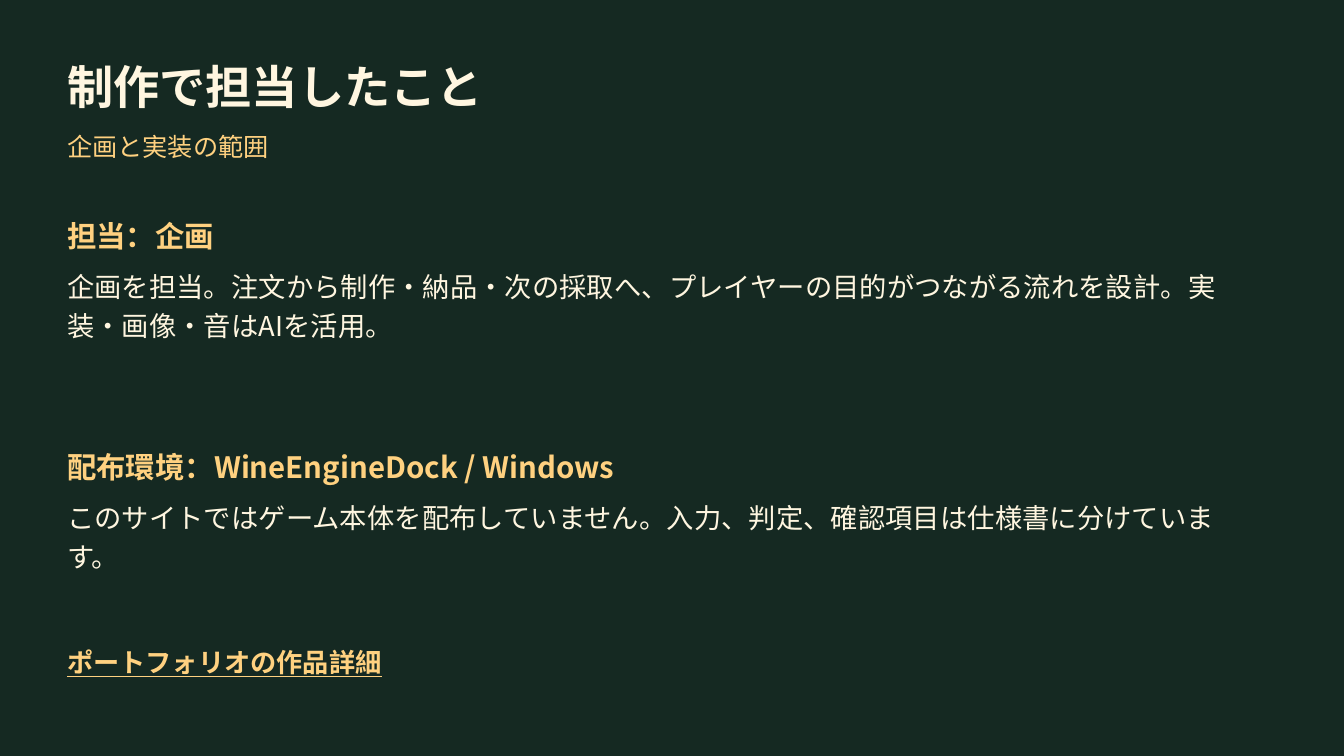
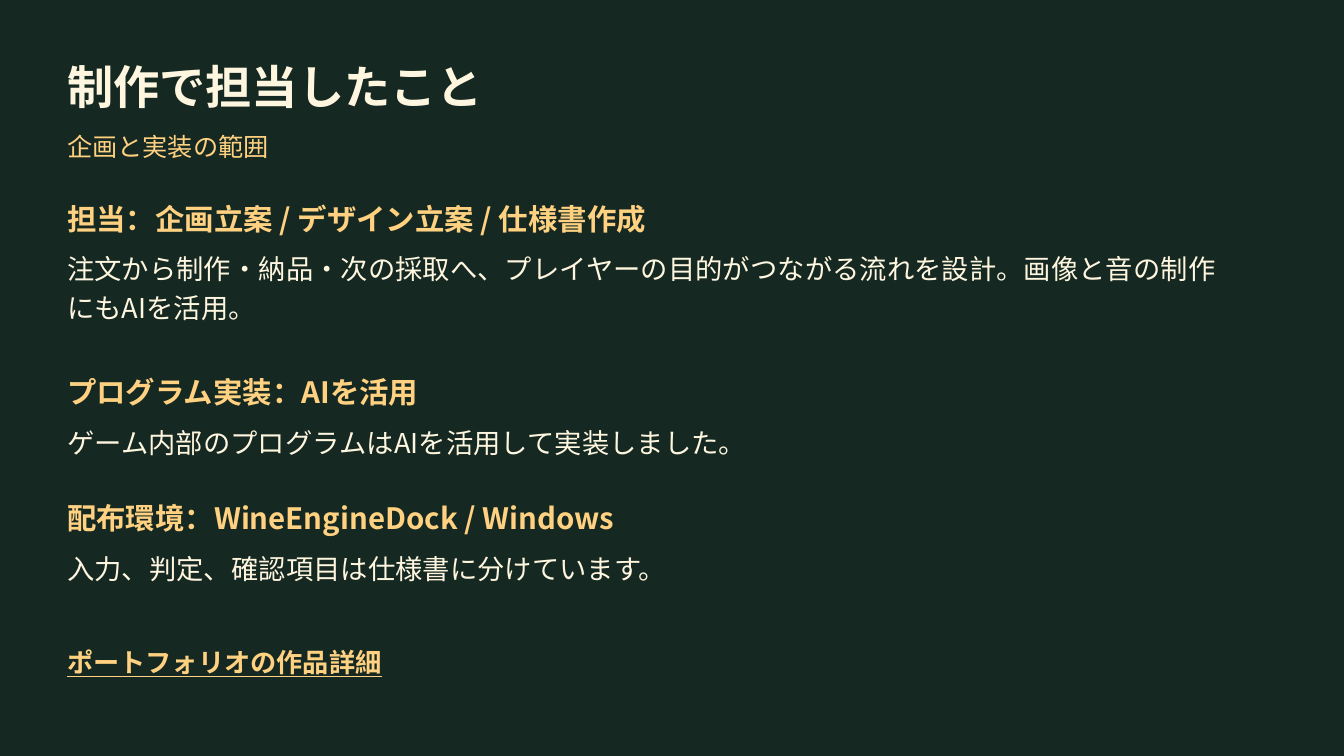
Before and after one commit to kuon-haruto/portfolio, a slide deck: slide 4 of documents/proposals/adventurers-shop_proposal.pptx. Drawn at 1344x756 pixels with LibreOffice and Linux fonts; fonts in the diff are those of the drawing. Boxes give left, top, right and bottom in pixels: in the first picture for what was removed or moved away, otherwise in the second. Text is boxed around its words. In the diff, an @@ line names an element or a change of style, - is before the commit and + after.

Commit message:
WineEngine作品の担当範囲とAI活用を明記
## 変更内容
- 3作品のWeb紹介と企画書に、企画立案・デザイン立案・仕様書作成の担当を明記
- プログラム実装でのAI活用を本人の担当と分けて表示

```diff
--- a/documents/proposals/adventurers-shop_proposal.pptx
+++ b/documents/proposals/adventurers-shop_proposal.pptx
@@ text at <box>67,204,646,233</box>: text changed @@
-担当：企画
+担当：企画立案 / デザイン立案 / 仕様書作成
@@ text at <box>67,256,1215,320</box>: text changed @@
-企画を担当。注文から制作・納品・次の採取へ、プレイヤーの目的がつながる流れを設計。実装・画像・音はAIを活用。
+注文から制作・納品・次の採取へ、プレイヤーの目的がつながる流れを設計。画像と音の制作にもAIを活用。
@@ text added at <box>67,378,418,406</box>, 21 pt, text #FFD180, bold @@
+プログラム実装：AIを活用
@@ text added at <box>67,430,746,456</box>, 19.5 pt, text #FFF6E0 @@
+ゲーム内部のプログラムはAIを活用して実装しました。
@@ text "配布環境：WineEngineDock / Windows": place and size @@
-text "配布環境：WineEngineDock / Windows" at <box>67,453,615,485</box>
+text "配布環境：WineEngineDock / Windows" at <box>67,504,615,536</box>
@@ text at <box>67,556,666,582</box>: text changed @@
-このサイトではゲーム本体を配布していません。入力、判定、確認項目は仕様書に分けています。
+入力、判定、確認項目は仕様書に分けています。
```
Also in this commit, not shown: 8 other files.
